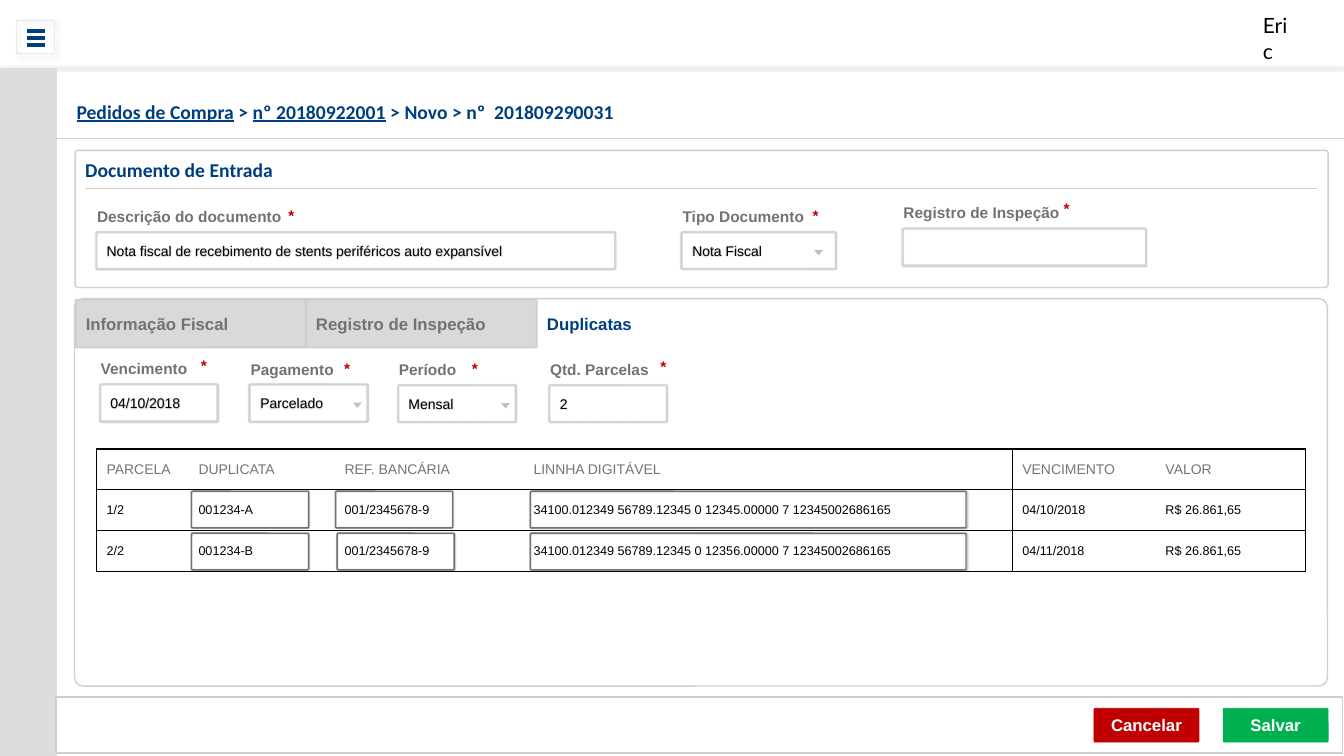
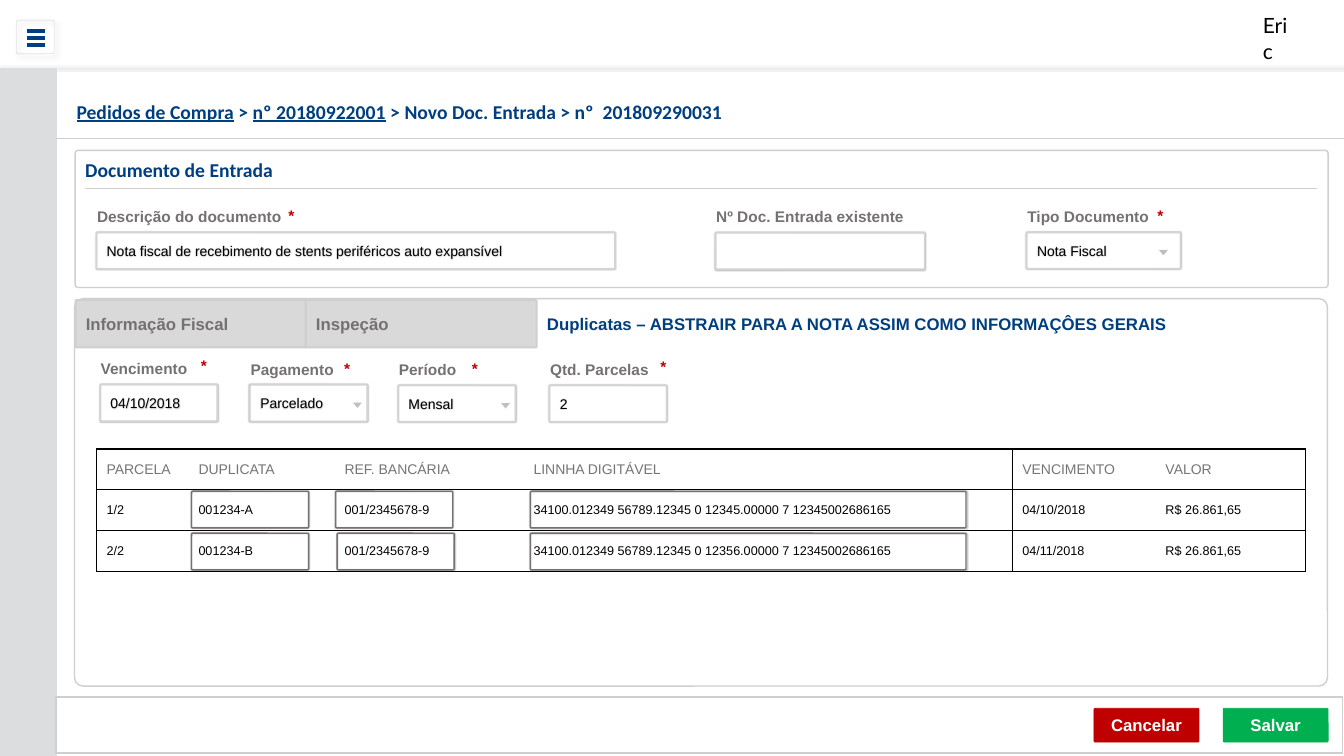
Before and after one commit to ericfgsilva/biograma, a slide deck: slide 8 of prototipo/PedidoDeCompra.pptx (slide 7 before the commit). Drawn at 1344x756 pixels with LibreOffice and Linux fonts; fonts in the diff are those of the drawing; background and template pictures are left out. Boxes give left, top, right and bottom in pixels: in the first picture for what was removed or moved away, otherwise in the second. Text is boxed around its words. In the diff, an @@ line names an element or a change of style, - is before the commit and + after.

Commit message:
Inclusão de docu de entrada e validação com Marcoss

```diff
--- a/prototipo/PedidoDeCompra.pptx
+++ b/prototipo/PedidoDeCompra.pptx
@@ text at <box>77,105,722,122</box>: text changed @@
-Pedidos de Compra > nº 20180922001 > Novo > nº 201809290031
+Pedidos de Compra > nº 20180922001 > Novo Doc. Entrada > nº 201809290031
@@ text removed at <box>903,207,1060,221</box> @@
-Registro de Inspeção
@@ text removed at <box>1054,197,1080,221</box> @@
-*
@@ 2 texts, 1 rounded rectangle, 1 triangle: place and size @@
-2 texts, 1 rounded rectangle, 1 triangle at <box>683,204,837,268</box>
+2 texts, 1 rounded rectangle, 1 triangle at <box>1027,204,1182,268</box>
@@ rounded rectangle: place and size @@
-rounded rectangle at <box>903,229,1146,265</box>
+rounded rectangle at <box>716,233,925,269</box>
@@ text added at <box>716,211,904,222</box>, 11 pt, text #767171, bold @@
+Nº Doc. Entrada existente
@@ text in rounded rectangle at <box>316,318,389,334</box>: text changed @@
-Registro de Inspeção
+Inspeção
@@ text at <box>547,316,1166,334</box>: text changed @@
-Duplicatas
+Duplicatas – ABSTRAIR PARA A NOTA ASSIM COMO INFORMAÇÔES GERAIS
```
Also in this commit, not shown: 3 other slides changed, 2 slides added, 1 other file.
